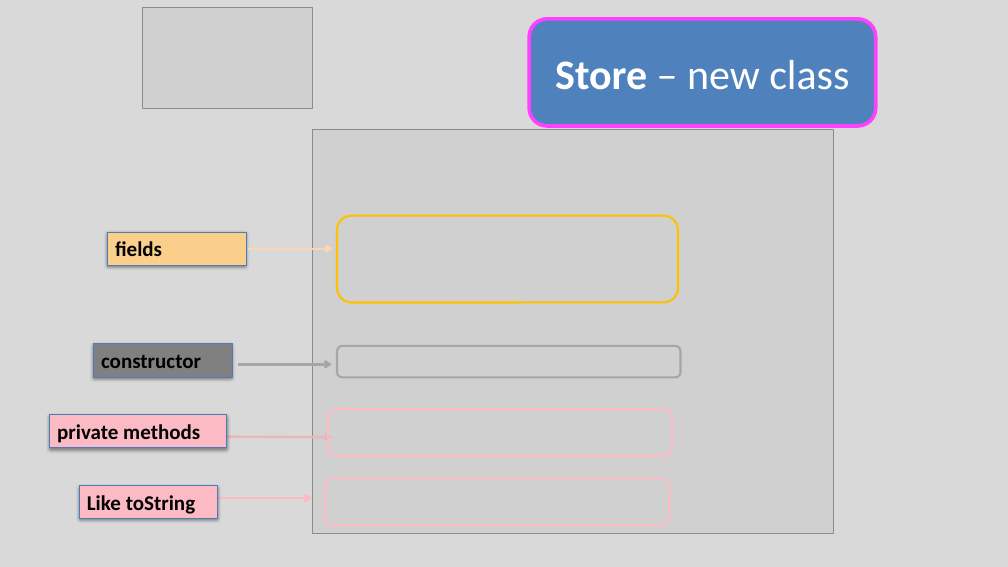
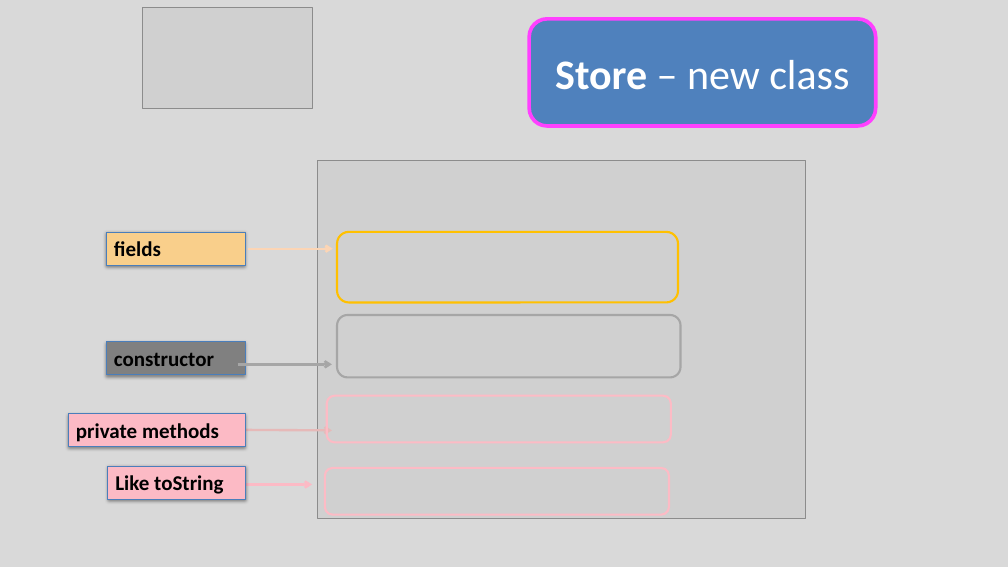
Before and after one commit to Programming-Fundamentals-SETU/prog-fund-1-sept-25, a slide deck: slide 7 of topic08-arrays-of-objects/unit-1/talk-3-array-product/c-array-product.pptx. Drawn at 1008x567 pixels with LibreOffice and Linux fonts; fonts in the diff are those of the drawing; grey boxes stand for pictures. Boxes give left, top, right and bottom in pixels: in the first picture for what was removed or moved away, otherwise in the second. Text is boxed around its words. In the diff, an @@ line names an element or a change of style, - is before the commit and + after.

```diff
--- a/topic08-arrays-of-objects/unit-1/talk-3-array-product/c-array-product.pptx
+++ b/topic08-arrays-of-objects/unit-1/talk-3-array-product/c-array-product.pptx
@@ picture: place and size @@
-picture at bbox=[312, 130, 833, 534]
+picture at bbox=[318, 160, 806, 519]
@@ rounded rectangle: place and size @@
-rounded rectangle at bbox=[337, 216, 678, 302]
+rounded rectangle at bbox=[337, 232, 678, 302]
@@ rounded rectangle: place and size @@
-rounded rectangle at bbox=[337, 346, 681, 378]
+rounded rectangle at bbox=[337, 315, 681, 378]
@@ rectangle "constructor": place and size @@
-rectangle "constructor" at bbox=[94, 344, 232, 377]
+rectangle "constructor" at bbox=[107, 342, 245, 375]
@@ rectangle "private methods": place and size @@
-rectangle "private methods" at bbox=[50, 414, 227, 448]
+rectangle "private methods" at bbox=[69, 414, 246, 447]
@@ rounded rectangle: place and size @@
-rounded rectangle at bbox=[328, 409, 672, 456]
+rounded rectangle at bbox=[327, 395, 671, 442]
@@ arrow moved from (228, 437) - (332, 437) to (228, 430) - (332, 430) @@
@@ rectangle "Like toString": place and size @@
-rectangle "Like toString" at bbox=[79, 485, 218, 519]
+rectangle "Like toString" at bbox=[108, 466, 247, 499]
@@ rounded rectangle: place and size @@
-rounded rectangle at bbox=[325, 479, 669, 526]
+rounded rectangle at bbox=[325, 468, 669, 515]
@@ arrow moved from (193, 498) - (312, 498) to (193, 485) - (312, 485) @@
```
Also in this commit, not shown: 5 other slides changed, 16 other files.
